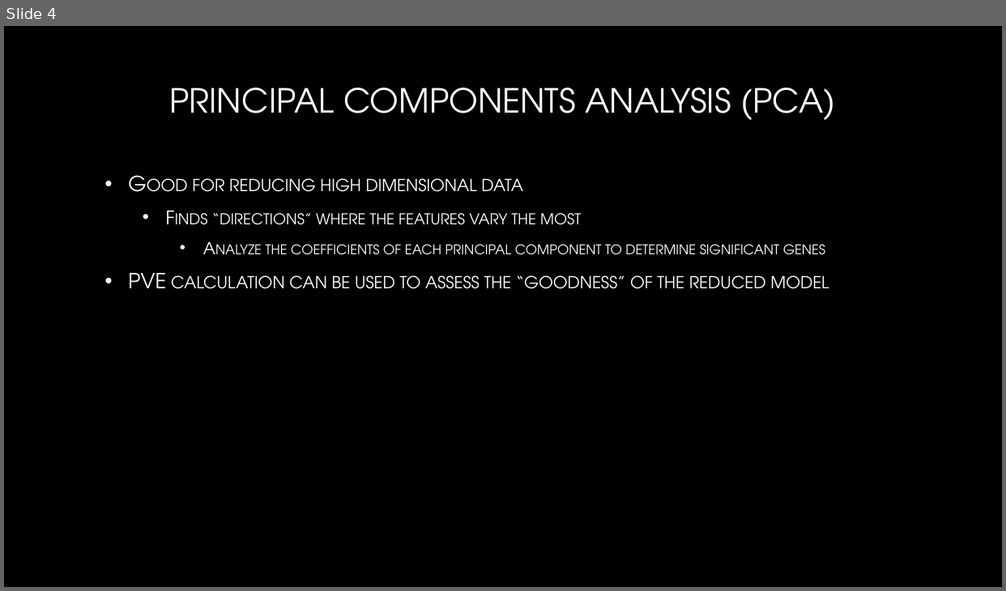
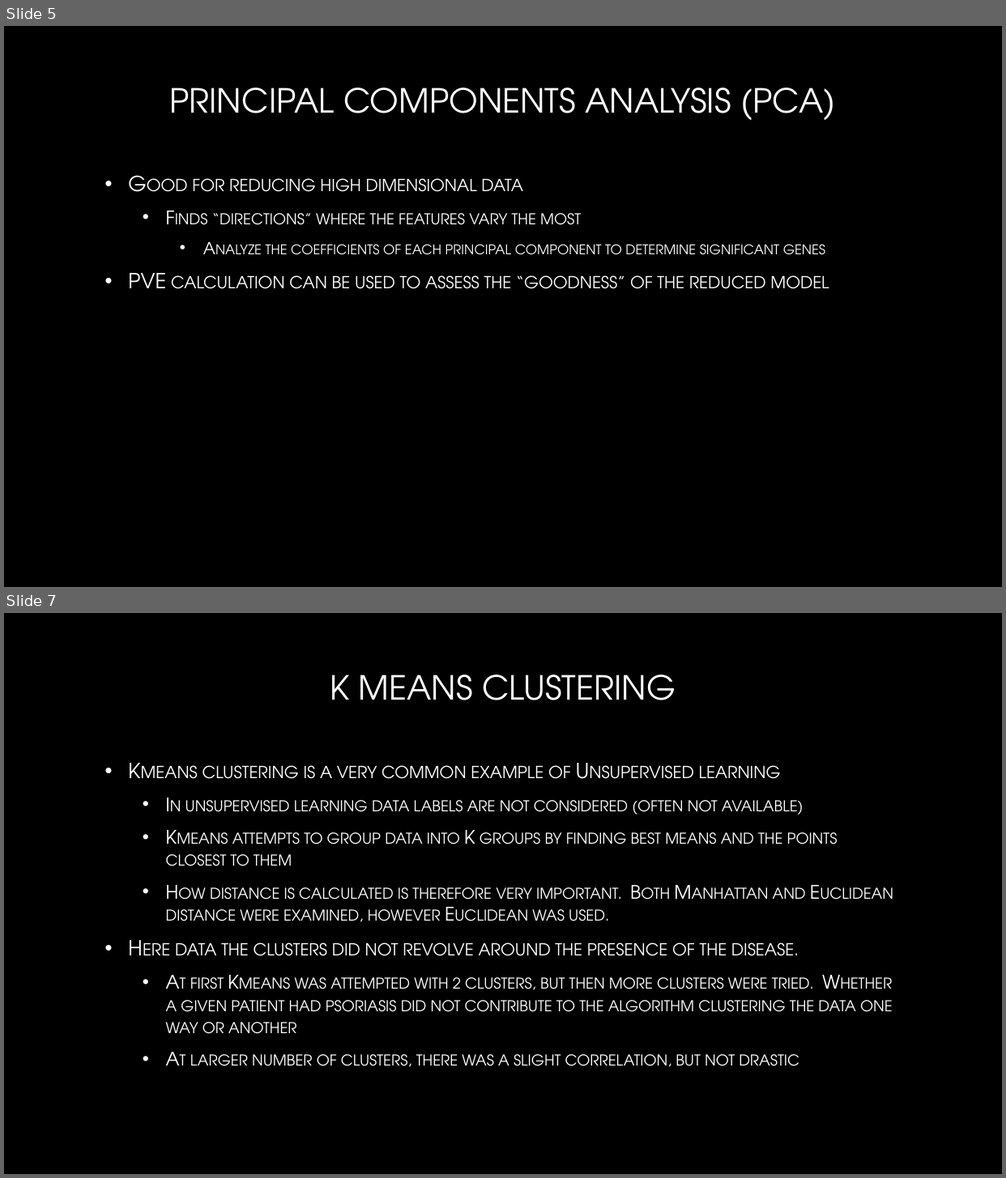
Before and after one commit to browns112358/PsoriasisProject, a slide deck: EE6690.pptx. Shown one above the other, each under a label of ours: slide 4 before the commit, slides 5 and 7 after it; the slides between them are not shown. The pictures are 1006x591 and 1006x1178 pixels, drawn with LibreOffice and Linux fonts; fonts in the diff are those of the drawing; background and template pictures are left out. Boxes give left, top, right and bottom in pixels: in the first picture for what was removed or moved away, otherwise in the second. Text is boxed around its words. In the diff, an @@ line names an element or a change of style, - is before the commit and + after.

Commit message:
Updated Power point

```diff
--- a/EE6690.pptx
+++ b/EE6690.pptx
@@ slide 7 added at [4,613,1002,1174], background picture (left out) @@
@@ title added at [330,675,675,700], 32 pt, text gradient #FFFFFF to #A6A6A6 @@
+K MEANS CLUSTERING
@@ text added at [166,765,893,1067], 18 pt, text gradient #FFFFFF to #BFBFBF, small capitals @@
+• Kmeans clustering is a very common example of Unsupervised learning
+  • In unsupervised learning data labels are not considered (often not available)
+  • Kmeans attempts to group data into K groups by finding best means and the points closest to them
+  • How distance is calculated is therefore very important. Both Manhattan and Euclidean distance were examined, however Euclidean was used.
+• Here data the clusters did not revolve around the presence of the disease.
+  • At first Kmeans was attempted with 2 clusters, but then more clusters were tried. Whether a given patient had psoriasis did not contribute to the algorithm clustering the data one way or another
+  • At larger number of clusters, there was a slight correlation, but not drastic
@@ what was slide 4 is now slide 5 @@
```
Also in this commit, not shown: 2 other slides added, 2 other files.
